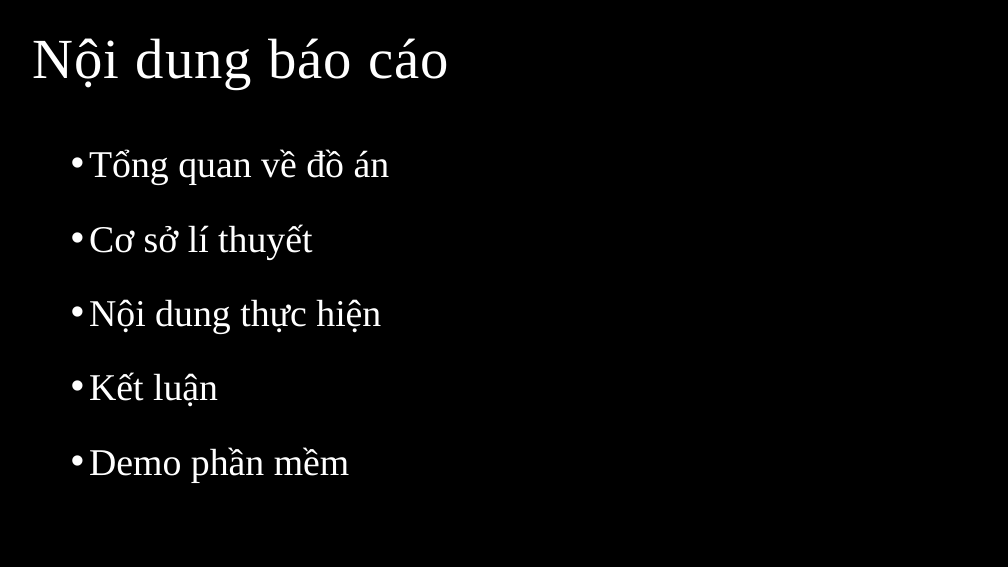
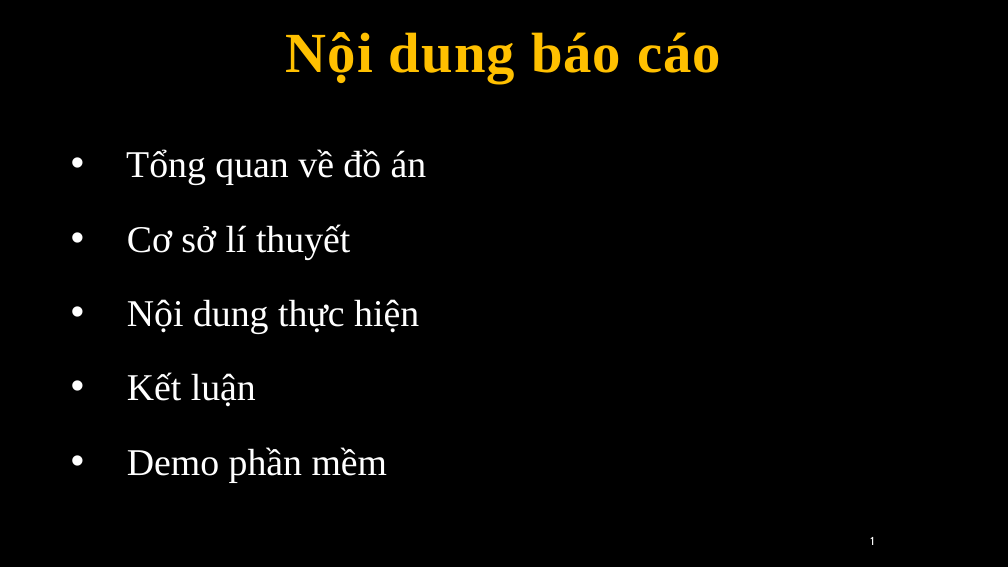
Before and after one commit to hqhoangvuong/DoAn1_CNTT, a slide deck: slide 2 of BaoCao.pptx. Drawn at 1008x567 pixels with LibreOffice and Linux fonts; fonts in the diff are those of the drawing; background and template pictures are left out. Boxes give left, top, right and bottom in pixels: in the first picture for what was removed or moved away, otherwise in the second. Text is boxed around its words. In the diff, an @@ line names an element or a change of style, - is before the commit and + after.

```diff
--- a/BaoCao.pptx
+++ b/BaoCao.pptx
@@ title "Nội dung báo cáo": place and size @@
-title "Nội dung báo cáo" at box(33, 38, 449, 89)
+title "Nội dung báo cáo" at box(286, 32, 721, 83)
@@ title "Nội dung báo cáo" at box(286, 32, 721, 83): text colour #FFFFFF to #FFC000, bold on; alignment left to centre @@
@@ text "Tổng quan về đồ án": place and size @@
-text "Tổng quan về đồ án" at box(89, 149, 390, 482)
+text "Tổng quan về đồ án" at box(126, 149, 427, 482)
@@ page number added at box(870, 537, 874, 545), 11 pt, text #FFFFFF @@
+1
```
Also in this commit, not shown: 14 other slides changed, 8 slides removed, 4 other files.
